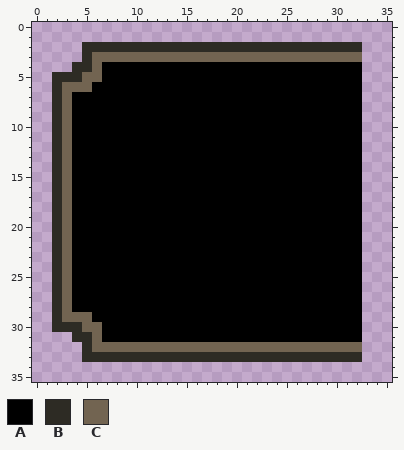
Two states of a pixel-art sprite, stats/tile_half_left_black.png. This is how it looked before the edit.
The file is 36x36 pixels. Colours within 5 levels of each other are drawn and written as one.
Palette (. is transparent): A #000000  B #2d2b24  C #726451
Pixels before, first column x 2:
 2 ...BBBBBBBBBBBBBBBBBBBBBBBBBBBB
 3 ...BCCCCCCCCCCCCCCCCCCCCCCCCCCC
 4 ..BBCAAAAAAAAAAAAAAAAAAAAAAAAAA
 5 BBBCCAAAAAAAAAAAAAAAAAAAAAAAAAA
 6 BCCCAAAAAAAAAAAAAAAAAAAAAAAAAAA
 7 BCAAAAAAAAAAAAAAAAAAAAAAAAAAAAA
 8 BCAAAAAAAAAAAAAAAAAAAAAAAAAAAAA
 9 BCAAAAAAAAAAAAAAAAAAAAAAAAAAAAA
10 BCAAAAAAAAAAAAAAAAAAAAAAAAAAAAA
11 BCAAAAAAAAAAAAAAAAAAAAAAAAAAAAA
12 BCAAAAAAAAAAAAAAAAAAAAAAAAAAAAA
13 BCAAAAAAAAAAAAAAAAAAAAAAAAAAAAA
14 BCAAAAAAAAAAAAAAAAAAAAAAAAAAAAA
15 BCAAAAAAAAAAAAAAAAAAAAAAAAAAAAA
16 BCAAAAAAAAAAAAAAAAAAAAAAAAAAAAA
17 BCAAAAAAAAAAAAAAAAAAAAAAAAAAAAA
18 BCAAAAAAAAAAAAAAAAAAAAAAAAAAAAA
19 BCAAAAAAAAAAAAAAAAAAAAAAAAAAAAA
20 BCAAAAAAAAAAAAAAAAAAAAAAAAAAAAA
21 BCAAAAAAAAAAAAAAAAAAAAAAAAAAAAA
22 BCAAAAAAAAAAAAAAAAAAAAAAAAAAAAA
23 BCAAAAAAAAAAAAAAAAAAAAAAAAAAAAA
24 BCAAAAAAAAAAAAAAAAAAAAAAAAAAAAA
25 BCAAAAAAAAAAAAAAAAAAAAAAAAAAAAA
26 BCAAAAAAAAAAAAAAAAAAAAAAAAAAAAA
27 BCAAAAAAAAAAAAAAAAAAAAAAAAAAAAA
28 BCAAAAAAAAAAAAAAAAAAAAAAAAAAAAA
29 BCCCAAAAAAAAAAAAAAAAAAAAAAAAAAA
30 BBBCCAAAAAAAAAAAAAAAAAAAAAAAAAA
31 ..BBCAAAAAAAAAAAAAAAAAAAAAAAAAA
32 ...BCCCCCCCCCCCCCCCCCCCCCCCCCCC
33 ...BBBBBBBBBBBBBBBBBBBBBBBBBBBB
The same view after the edit:
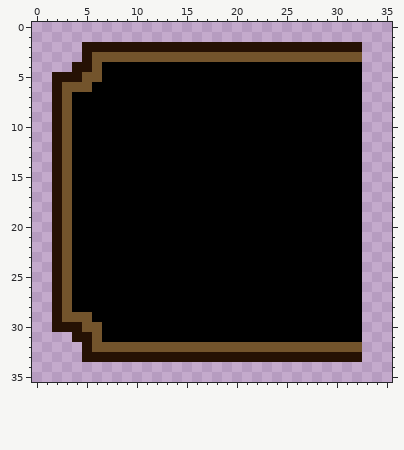
Diff:
Colour B changes from #2d2b24 to #251104.
Colour C changes from #726451 to #73542c.
Pixel boxes of the changes (left, top, right, bottom) in both pictures:
changed: (52, 42, 362, 362)
